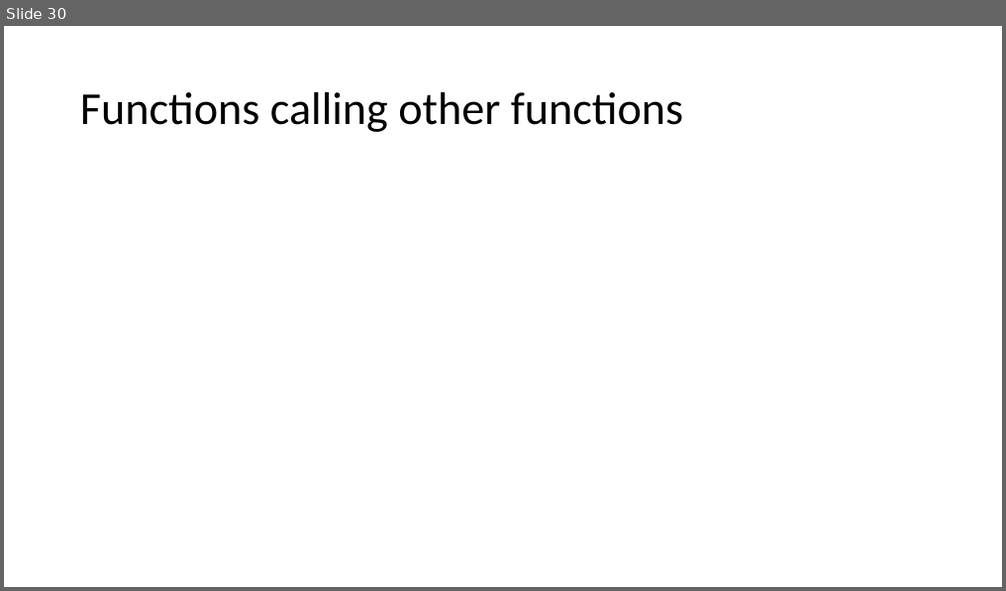
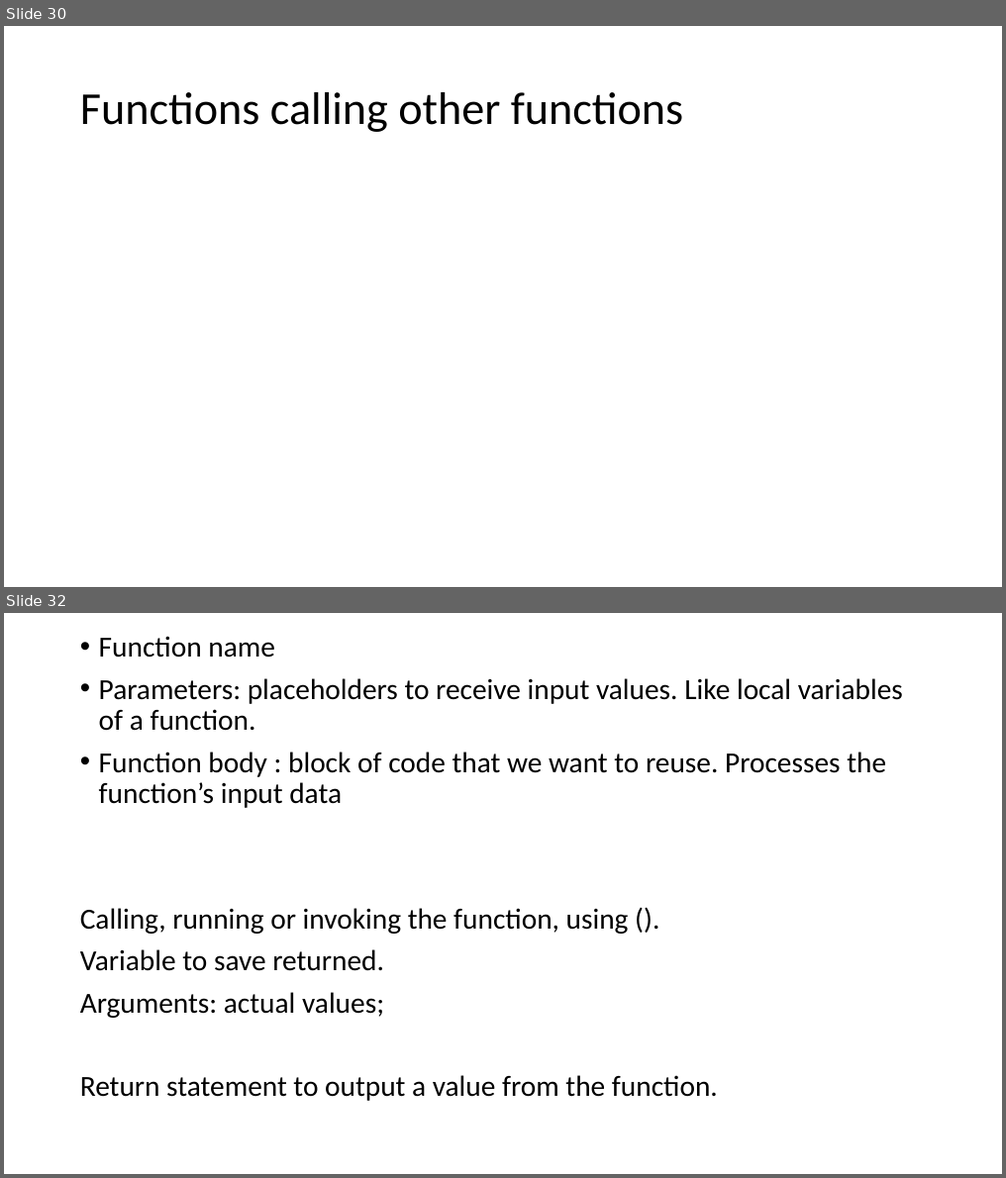
Before and after one commit to PiyushChaturvedii/Batch05, a slide deck: JavaScript.pptx. Shown one above the other, each under a label of ours: slide 30 before the commit, slides 30 and 32 after it; the slides between them are not shown. The pictures are 1006x591 and 1006x1178 pixels, drawn with LibreOffice and Linux fonts; fonts in the diff are those of the drawing. Boxes give left, top, right and bottom in pixels: in the first picture for what was removed or moved away, otherwise in the second. Text is boxed around its words. In the diff, an @@ line names an element or a change of style, - is before the commit and + after.

```diff
--- a/JavaScript.pptx
+++ b/JavaScript.pptx
@@ slide 32 added at [4, 613, 1002, 1174], background #FFFFFF @@
@@ text added at [80, 636, 903, 1101], 28 pt, text #000000 @@
+• Function name
+• Parameters: placeholders to receive input values. Like local variables of a function.
+• Function body : block of code that we want to reuse. Processes the function’s input data
+Calling, running or invoking the function, using ().
+Variable to save returned.
+Arguments: actual values;
+Return statement to output a value from the function.
```
Also in this commit, not shown: 2 other slides added, 6 other files.
